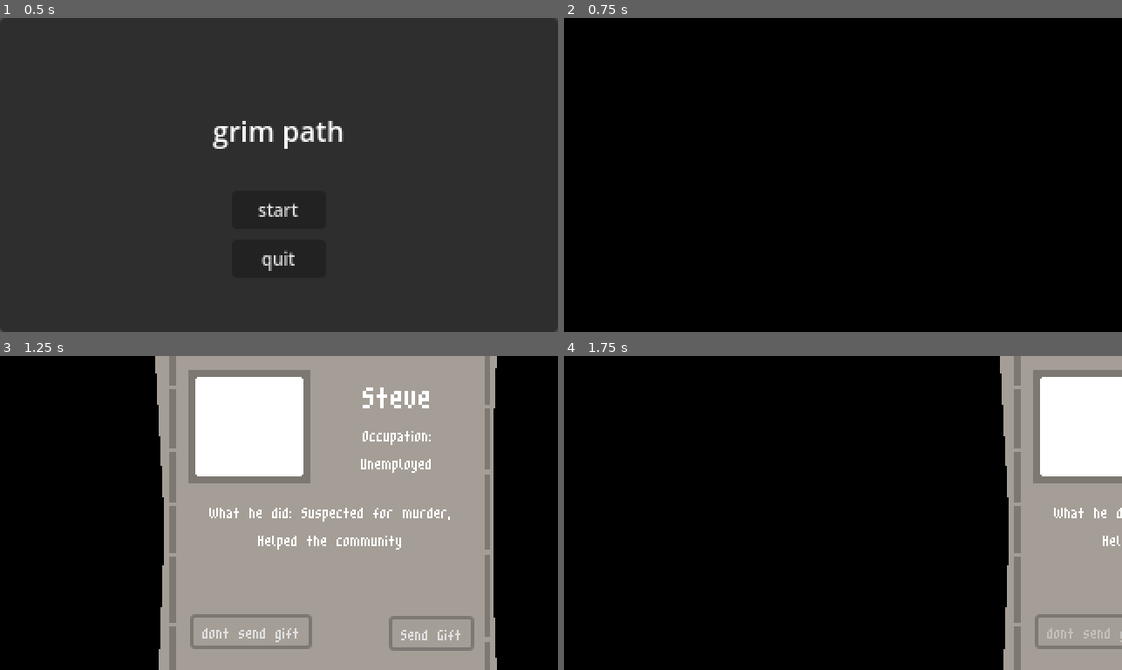
Above: before the commit, frames 1-4 (two rows, left to right).
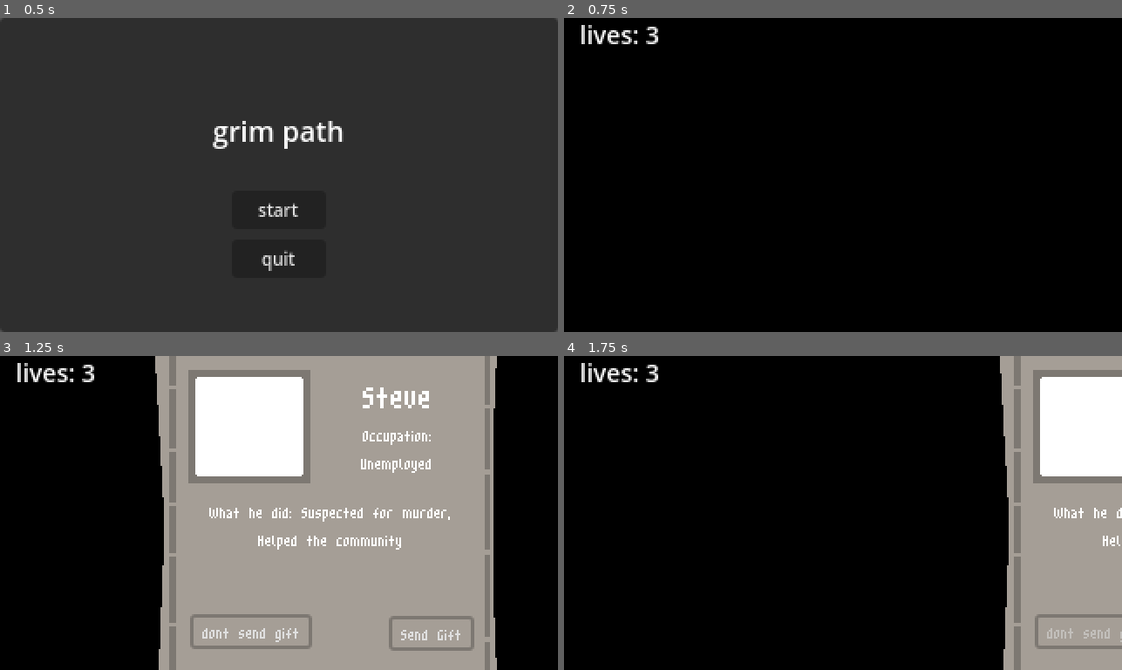
Above: after the commit, the same moments.

Repository: DTRGames/Grims-Pat
Game: Godot game, scene res://Scenes/MainMenu/main_menu.tscn
Two runs of this game, one before a commit and one after it. Both use one fixed random seed, a clock stepped at 60 frames per second and the inputs below.
Inputs:
- Up to frame 1 (0.5 s): no input
- Up to frame 2 (0.75 s): click "start" at 0.5 s
- Up to frame 3 (1.25 s): no input
- Up to frame 4 (1.75 s): click "dont send gift" at 1.25 s

Frame 1 is identical in both runs. In frame 2, 0.4% of the frame differs, in the area x 3-17%, y 2-9%; in frame 3, 0.4%; in frame 4, 0.4%.

Commit message:
add player lives
game over when player lives runs out

Diff:
--- a/Scenes/Levels/control.gd
+++ b/Scenes/Levels/control.gd
@@ -32,6 +32,7 @@
 
 var current_crime_id = 0
 var last_spawned_id = -1
+var wrong_choice = false
 
 func assign_random_crime() -> int:
 	if last_spawned_id != -1:
@@ -71,7 +72,8 @@
 	button_2.disabled = true
 	button.disabled = true
 
-	if is_criminal(current_crime_id):
+	wrong_choice = is_criminal(current_crime_id)
+	if wrong_choice:
 
 		print("Wrong person! This person is innocent.")
 	else:
@@ -91,7 +93,8 @@
 	button_2.disabled = true
 	button.disabled = true
 
-	if is_criminal(current_crime_id):
+	wrong_choice = is_criminal(current_crime_id)
+	if wrong_choice:
 		print("Correct! Score: ")
 		GameEvents.on_screen += 1
 	else:
--- a/Scenes/Levels/world.gd
+++ b/Scenes/Levels/world.gd
@@ -2,6 +2,7 @@
 
 var instance = preload("res://Scenes/Levels/control.tscn")
 var last_spawned_id = -1
+var lives = 3
 @onready var control = $Control
 
 func _process(delta):
@@ -13,6 +14,13 @@
 	last_spawned_id = control.current_crime_id
 
 func on_leave():
+	if control.wrong_choice:
+		lives -= 1
+		$CanvasLayer/Lives/Label.text = "lives: " + str(lives)
+		if lives == 0:
+			$CanvasLayer/GameOver.visible = true
+			$CanvasLayer/GameOver/AnimationPlayer.play(&"In")
+			return
 	var ins = instance.instantiate()
 	control = ins
 
@@ -21,3 +29,6 @@
 
 	add_child(ins)
 	last_spawned_id = control.current_crime_id
+
+func _on_animation_player_animation_finished(anim_name: StringName) -> void:
+	get_tree().change_scene_to_file("res://Scenes/MainMenu/main_menu.tscn")
--- a/Scenes/Levels/world.tscn
+++ b/Scenes/Levels/world.tscn
@@ -1,7 +1,45 @@
-[gd_scene load_steps=3 format=3 uid="uid://ivohauh2bvd4"]
+[gd_scene load_steps=6 format=3 uid="uid://ivohauh2bvd4"]
 
 [ext_resource type="Script" path="res://Scenes/Levels/world.gd" id="1_03klo"]
 [ext_resource type="PackedScene" uid="uid://da1nf55g0ar8d" path="res://Scenes/Levels/control.tscn" id="1_xplog"]
+
+[sub_resource type="Animation" id="Animation_n7n78"]
+resource_name = "In"
+length = 2.0
+step = 0.1
+tracks/0/type = "value"
+tracks/0/imported = false
+tracks/0/enabled = true
+tracks/0/path = NodePath("..:modulate")
+tracks/0/interp = 1
+tracks/0/loop_wrap = true
+tracks/0/keys = {
+"times": PackedFloat32Array(0, 1, 1.4, 2),
+"transitions": PackedFloat32Array(1, 1, 1, 1),
+"update": 0,
+"values": [Color(1, 1, 1, 0), Color(1, 1, 1, 1), Color(1, 1, 1, 1), Color(1, 1, 1, 0)]
+}
+
+[sub_resource type="Animation" id="Animation_03syr"]
+length = 0.001
+tracks/0/type = "value"
+tracks/0/imported = false
+tracks/0/enabled = true
+tracks/0/path = NodePath("..:modulate")
+tracks/0/interp = 1
+tracks/0/loop_wrap = true
+tracks/0/keys = {
+"times": PackedFloat32Array(0),
+"transitions": PackedFloat32Array(1),
+"update": 0,
+"values": [Color(1, 1, 1, 0)]
+}
+
+[sub_resource type="AnimationLibrary" id="AnimationLibrary_qmj46"]
+_data = {
+"In": SubResource("Animation_n7n78"),
+"RESET": SubResource("Animation_03syr")
+}
 
 [node name="World" type="Node2D"]
 script = ExtResource("1_03klo")
@@ -12,3 +50,72 @@
 offset_right = 356.0
 offset_bottom = 220.0
 color = Color(0, 0, 0, 1)
+
+[node name="CanvasLayer" type="CanvasLayer" parent="."]
+layer = 2
+
+[node name="Lives" type="Control" parent="CanvasLayer"]
+layout_mode = 3
+anchors_preset = 0
+offset_right = 88.0
+offset_bottom = 40.0
+
+[node name="Label" type="Label" parent="CanvasLayer/Lives"]
+layout_mode = 1
+anchors_preset = 5
+anchor_left = 0.5
+anchor_right = 0.5
+offset_left = -32.0
+offset_right = 8.0
+offset_bottom = 23.0
+grow_horizontal = 2
+theme_override_font_sizes/font_size = 14
+text = "lives: 3"
+
+[node name="GameOver" type="Control" parent="CanvasLayer"]
+visible = false
+modulate = Color(1, 1, 1, 0)
+layout_mode = 3
+anchors_preset = 15
+anchor_right = 1.0
+anchor_bottom = 1.0
+grow_horizontal = 2
+grow_vertical = 2
+
+[node name="ColorRect" type="ColorRect" parent="CanvasLayer/GameOver"]
+layout_mode = 1
+anchors_preset = 8
+anchor_left = 0.5
+anchor_top = 0.5
+anchor_right = 0.5
+anchor_bottom = 0.5
+offset_left = -76.0
+offset_top = -47.0
+offset_right = 76.0
+offset_bottom = 48.0
+grow_horizontal = 2
+grow_vertical = 2
+color = Color(0.236334, 0.236334, 0.236334, 1)
+
+[node name="Label" type="Label" parent="CanvasLayer/GameOver"]
+layout_mode = 1
+anchors_preset = 8
+anchor_left = 0.5
+anchor_top = 0.5
+anchor_right = 0.5
+anchor_bottom = 0.5
+offset_left = -41.0
+offset_top = -11.0
+offset_right = 41.0
+offset_bottom = 12.0
+grow_horizontal = 2
+grow_vertical = 2
+text = "game over"
+
+[node name="AnimationPlayer" type="AnimationPlayer" parent="CanvasLayer/GameOver"]
+root_node = NodePath("../ColorRect")
+libraries = {
+"": SubResource("AnimationLibrary_qmj46")
+}
+
+[connection signal="animation_finished" from="CanvasLayer/GameOver/AnimationPlayer" to="." method="_on_animation_player_animation_finished"]
